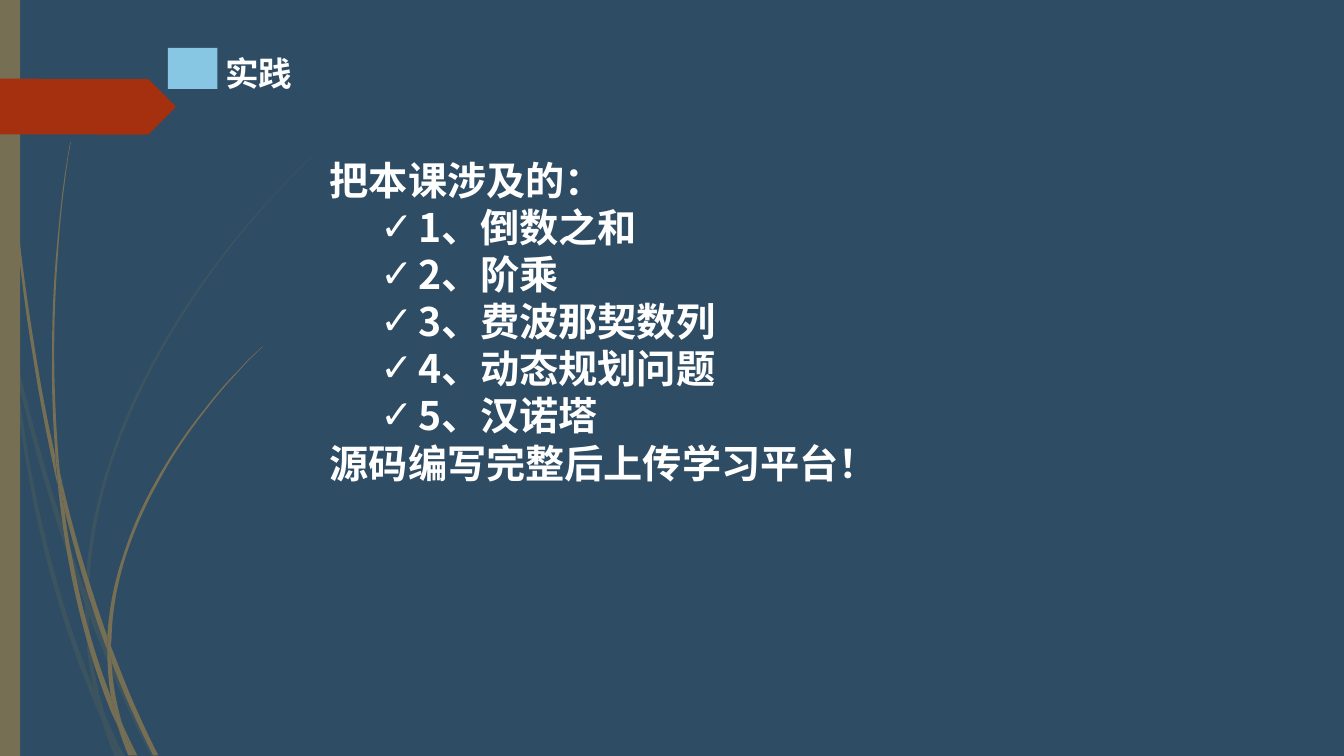
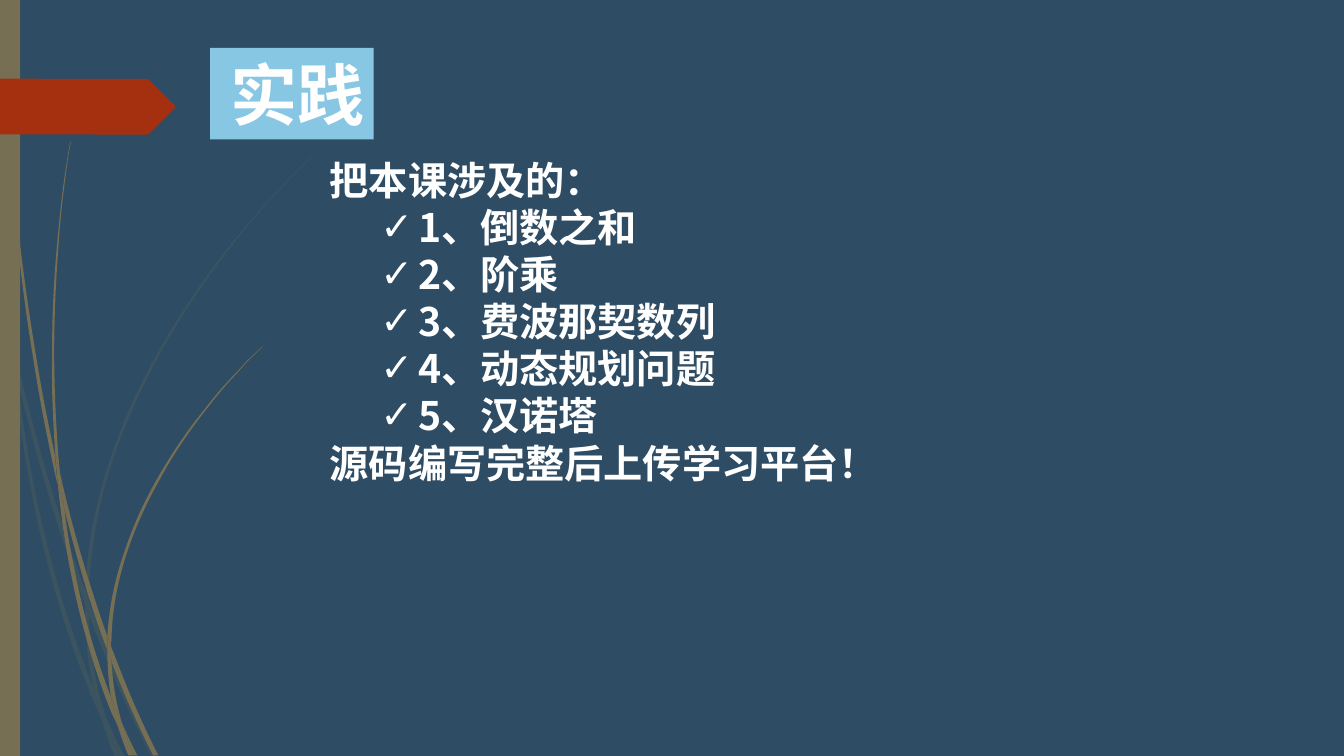
Before and after one commit to hongm32/2020design, a slide deck: slide 20 of 【第10课】递归算法/【第10课】递归算法.pptx (slide 23 before the commit). Drawn at 1344x756 pixels with LibreOffice and Linux fonts; fonts in the diff are those of the drawing. Boxes give left, top, right and bottom in pixels: in the first picture for what was removed or moved away, otherwise in the second. Text is boxed around its words. In the diff, an @@ line names an element or a change of style, - is before the commit and + after.

```diff
--- a/【第10课】递归算法/【第10课】递归算法.pptx
+++ b/【第10课】递归算法/【第10课】递归算法.pptx
@@ rectangle: place and size @@
-rectangle at <box>168,48,218,90</box>
+rectangle at <box>211,48,374,140</box>
@@ text "实践" at <box>230,62,364,126</box>: size 24 to 48 pt @@
```
Also in this commit, not shown: 7 other slides changed, 3 slides removed, 7 other files.
